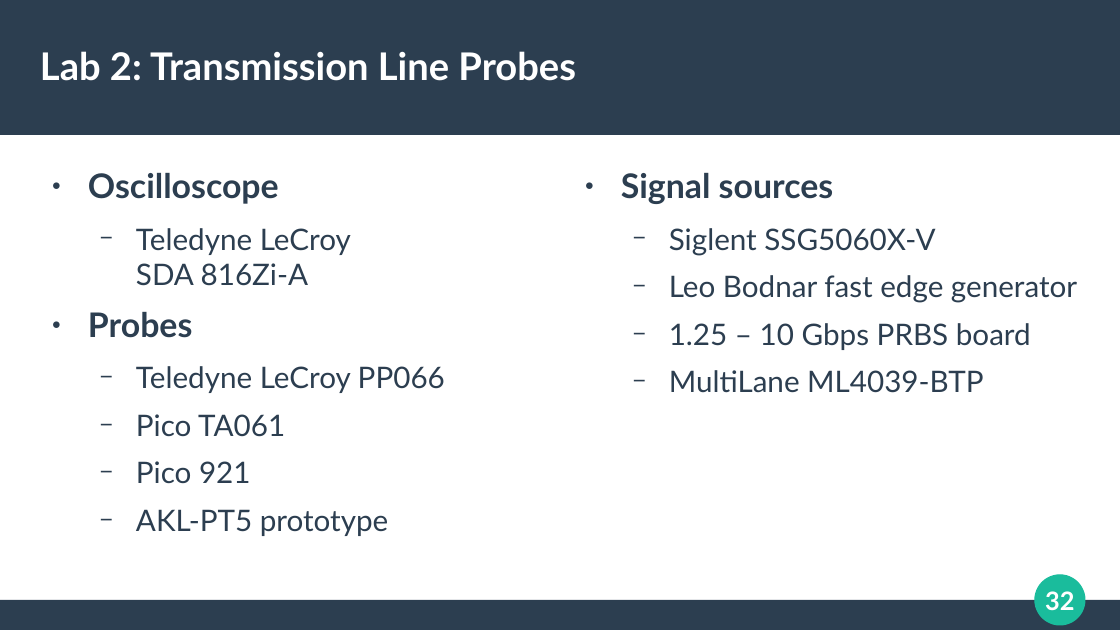
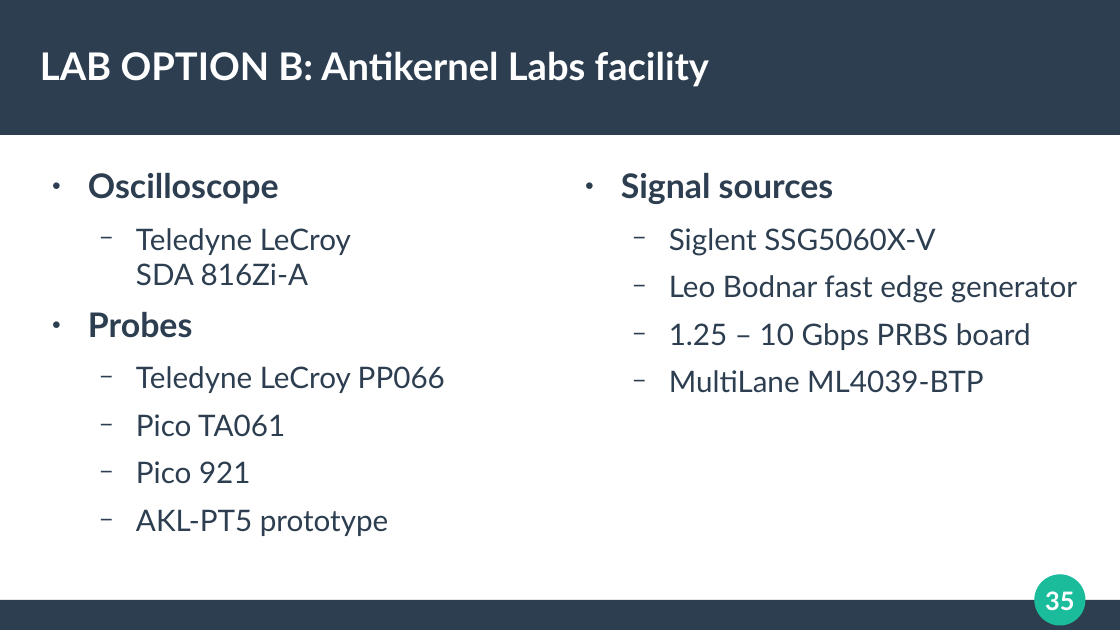
Before and after one commit to azonenberg/electronics-training, a slide deck: slide 35 of oscilloscope-probing/sec03-resistive.odp (slide 32 before the commit). Drawn at 1120x630 pixels with LibreOffice and Linux fonts; fonts in the diff are those of the drawing. Boxes give left, top, right and bottom in pixels: in the first picture for what was removed or moved away, otherwise in the second. Text is boxed around its words. In the diff, an @@ line names an element or a change of style, - is before the commit and + after.

Commit message:
Resistive probes is decently final-ish

```diff
--- a/oscilloscope-probing/sec03-resistive.odp
+++ b/oscilloscope-probing/sec03-resistive.odp
@@ title at (40, 51, 709, 87): text changed @@
-Lab 2: Transmission Line Probes
+LAB OPTION B: Antikernel Labs facility
@@ page number at (1045, 591, 1074, 611): text changed @@
-32
+35
```
Also in this commit, not shown: 2 other slides changed, 3 slides added.
